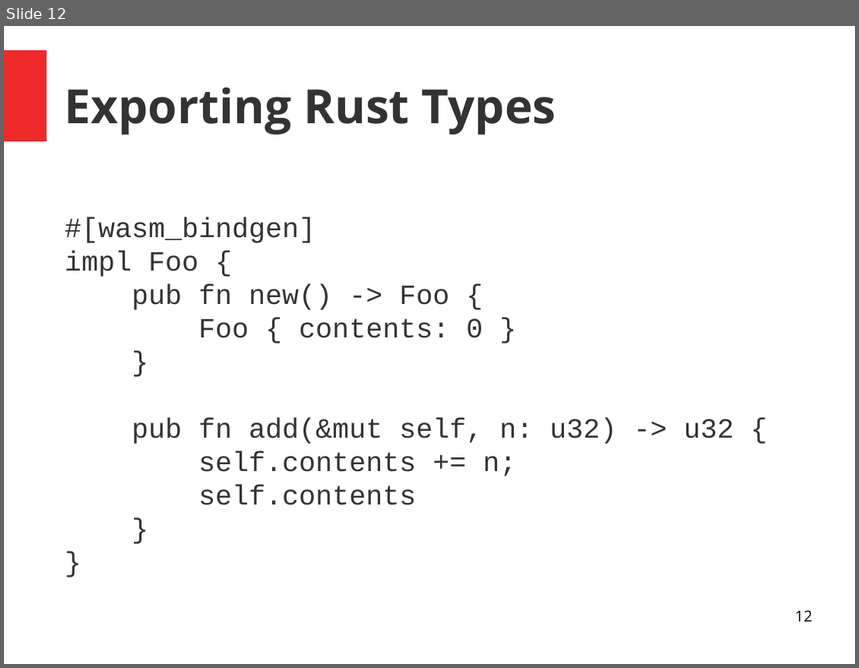
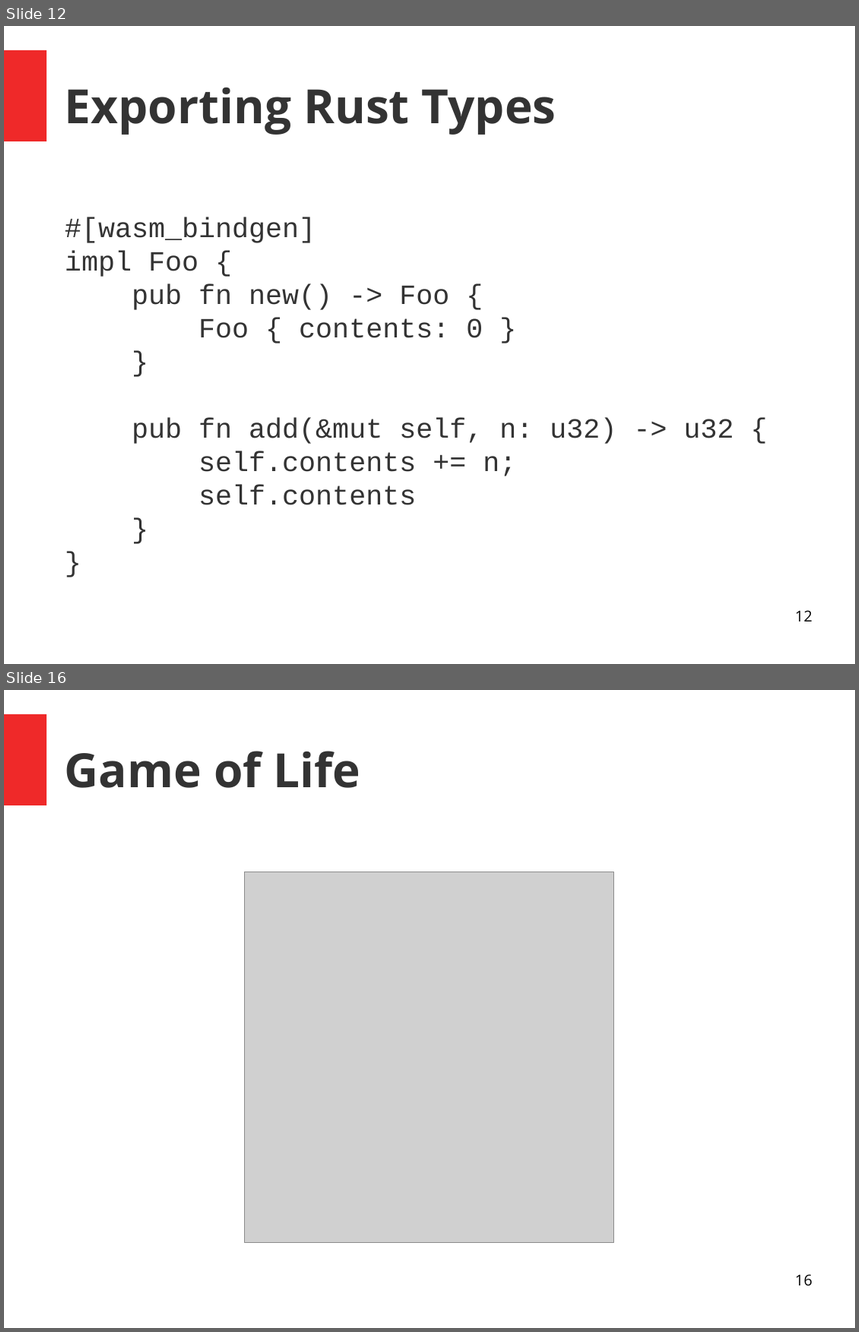
Before and after one commit to pdxrust/rust-wasm-workshop, a slide deck: rust-wasm-workshop-intro-slides.odp. Shown one above the other, each under a label of ours: slide 12 before the commit, slides 12 and 16 after it; the slides between them are not shown. The pictures are 859x668 and 859x1332 pixels, drawn with LibreOffice and Linux fonts; fonts in the diff are those of the drawing; grey boxes stand for pictures. Boxes give left, top, right and bottom in pixels: in the first picture for what was removed or moved away, otherwise in the second. Text is boxed around its words. In the diff, an @@ line names an element or a change of style, - is before the commit and + after.

Commit message:
Add slides introducing game of life

```diff
--- a/rust-wasm-workshop-intro-slides.odp
+++ b/rust-wasm-workshop-intro-slides.odp
@@ slide 16 added at (4, 690, 855, 1328), background #FFFFFF; not listed: 1 template element that a slide beside it also shows @@
@@ title added at (65, 751, 361, 788), 44 pt, text #333333, bold @@
+Game of Life
@@ picture added at (245, 872, 614, 1243) @@
@@ page number added at (795, 1274, 813, 1287), 14 pt, text #000000 @@
+16
```
Also in this commit, not shown: 4 slides changed, 4 other slides added, 1 other file.
